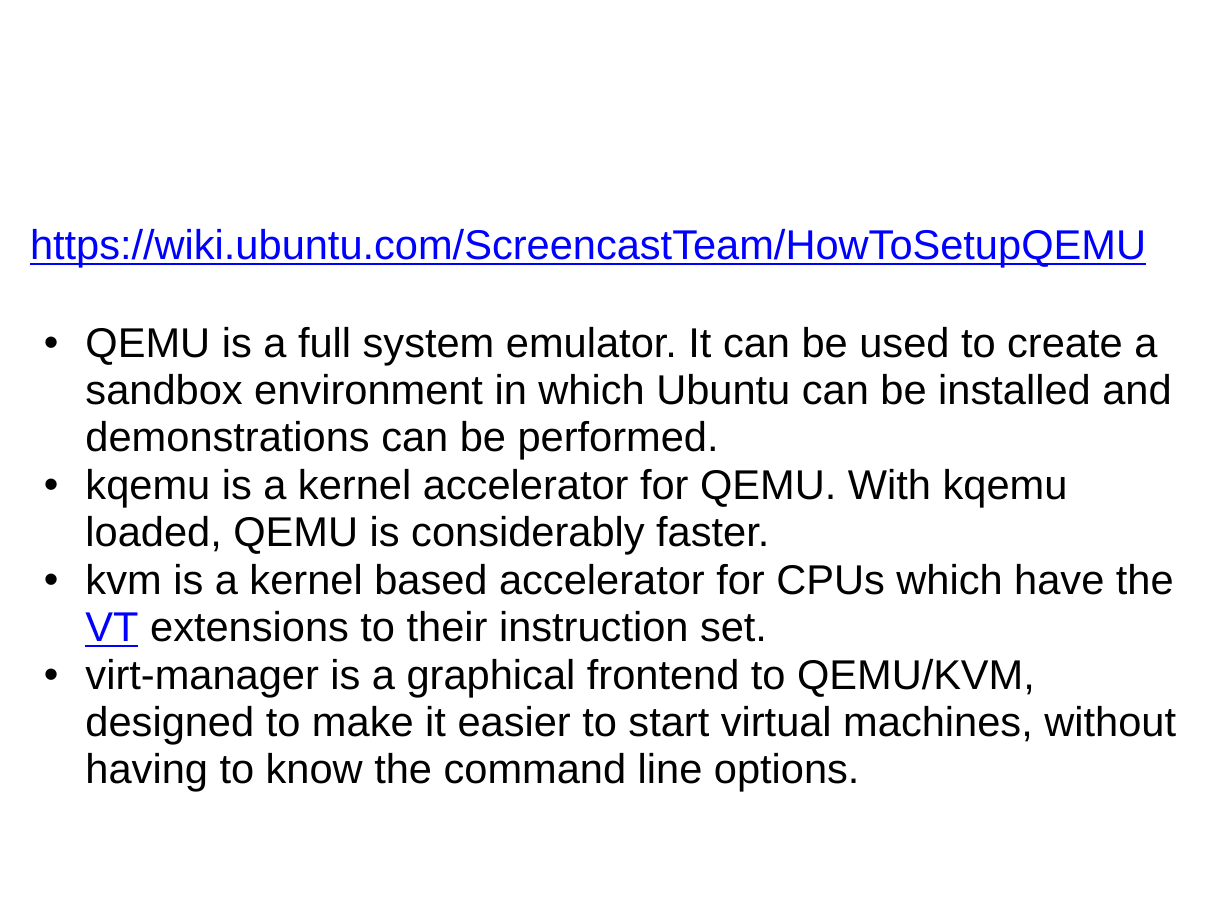
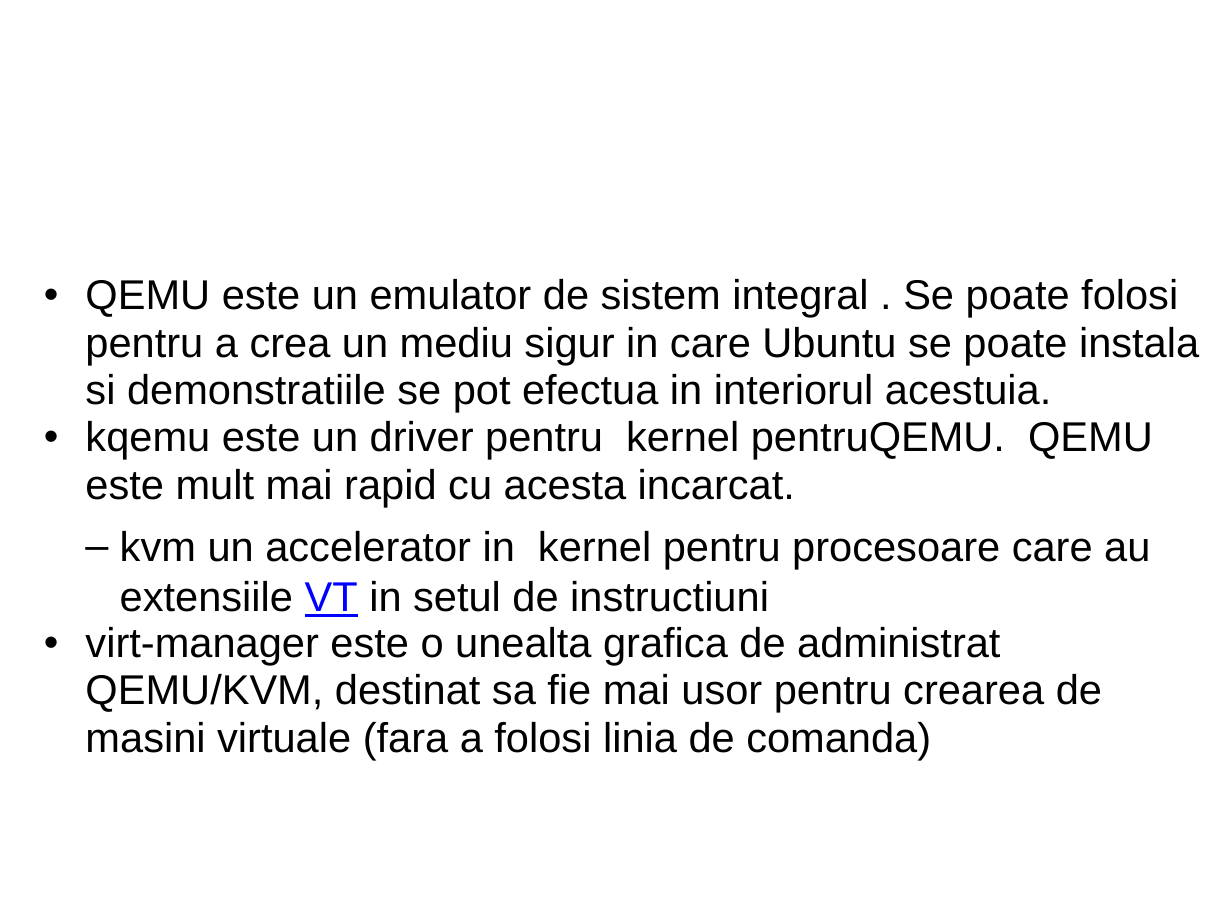
Before and after one commit to mariuz/firebird_livecd, a slide deck: slide 7 of Ultimate_Virtual_Machine_Appliance.ro.odp. Drawn at 1232x924 pixels with LibreOffice and Linux fonts; fonts in the diff are those of the drawing; background and template pictures are left out. Boxes give left, top, right and bottom in pixels: in the first picture for what was removed or moved away, otherwise in the second. Text is boxed around its words. In the diff, an @@ line names an element or a change of style, - is before the commit and + after.

```diff
--- a/Ultimate_Virtual_Machine_Appliance.ro.odp
+++ b/Ultimate_Virtual_Machine_Appliance.ro.odp
@@ text at (x1=85, y1=279, x2=1199, y2=760): text changed @@
-https://wiki.ubuntu.com/ScreencastTeam/HowToSetupQEMU
-  • QEMU is a full system emulator. It can be used to create a sandbox environment in which Ubuntu can be installed and demonstrations can be performed.
-  • kqemu is a kernel accelerator for QEMU. With kqemu loaded, QEMU is considerably faster.
-  • kvm is a kernel based accelerator for CPUs which have the VT extensions to their instruction set.
-  • virt-manager is a graphical frontend to QEMU/KVM, designed to make it easier to start virtual machines, without having to know the command line options.
+  • QEMU este un emulator de sistem integral . Se poate folosi pentru a crea un mediu sigur in care Ubuntu se poate instala si demonstratiile se pot efectua in interiorul acestuia.
+  • kqemu este un driver pentru kernel pentruQEMU. QEMU este mult mai rapid cu acesta incarcat.
+  – kvm un accelerator in kernel pentru procesoare care au extensiile VT in setul de instructiuni
+  • virt-manager este o unealta grafica de administrat QEMU/KVM, destinat sa fie mai usor pentru crearea de masini virtuale (fara a folosi linia de comanda)
```
Also in this commit, not shown: 2 other slides changed.
